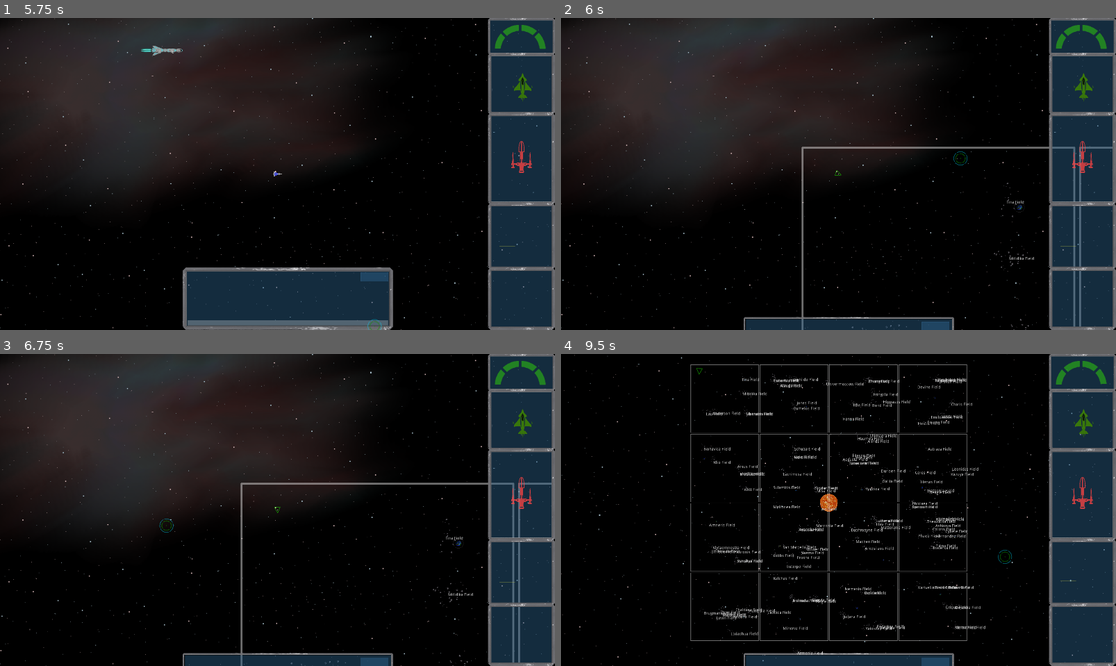
Above: before the commit, frames 1-4 (two rows, left to right).
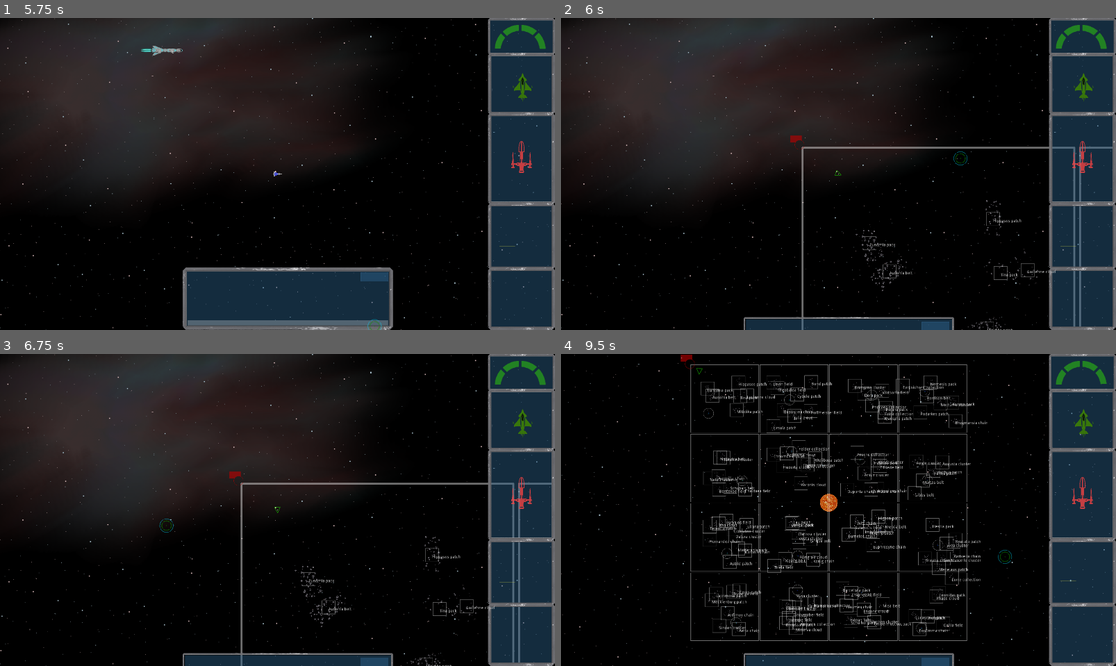
Above: after the commit, the same moments.

Repository: 029614/RedVoid
Game: Godot game, scene res://Start/StartScreen.tscn
Two runs of this game, one before a commit and one after it. Both use one fixed random seed, a clock stepped at 60 frames per second and the inputs below.
Inputs (mouse positions are in pixels of both pictures, inside the frame that each line leads up to):
- Up to frame 1 (5.75 s): click "New Game" at 0.5 s; click (266, 158) at 1.27 s; type "12" at 1.35 s; click "New Game" at 2 s; click "Start" at 2.75 s; click (288, 323) at 3.52 s; type "12" at 3.6 s; click "Hide" at 4.25 s; click "Show" at 5 s
- Up to frame 2 (6 s): tap Enter at 5.75 s; move the mouse to (960, 158) at 5.77 s; hold Right (ui_right) from 5.78 s (still down); tap N (tile) at 5.85 s
- Up to frame 3 (6.75 s): tap Space (weapons) at 6.5 s; move the mouse to (166, 525) at 6.52 s; release Right (ui_right) at 6.53 s; hold Down (ui_down) from 6.53 s (still down); tap X (AfterBurner) at 6.6 s
- Up to frame 4 (9.5 s): tap N (tile) every 0.75 s from 6.8 to 9.05 s; tap Enter at 7.25 s; move the mouse to (894, 441) at 7.27 s; release Down (ui_down) at 7.28 s; hold Right (ui_right) 7.28-8.03 s; tap 3 (bomb) at 7.35 s; tap Space (weapons) at 8 s; move the mouse to (810, 572) at 8.02 s; hold Up (ui_up) 8.03-8.78 s; tap 1 (cannon) at 8.1 s; move the mouse to (1005, 556) at 8.77 s; hold Left (ui_left) from 8.78 s (still down); tap T (compose_message) at 8.85 s; tap M (map) at 9.4 s

Frame 1 is identical in both runs. In frame 2, 0.6% of the frame differs, in the area x 41-90%, y 37-100%; in frame 3, 0.6%; in frame 4, 7.2%, in the area x 21-77%, y 0-97%.
Error in both runs: Invalid get index 'global_position' (on base: 'null instance'). (res://Assets/Ship/Weapons/Missile.gd:131)

Commit message:
More of updating and of fixing and of stuff.
Added map icons for planets and asteroid field locations.

Diff:
--- a/Assets/Planets/Asteroids/AsteroidField.gd
+++ b/Assets/Planets/Asteroids/AsteroidField.gd
@@ -15,7 +15,7 @@
 # Called when the node enters the scene tree for the first time.
 func _ready() -> void:
     asteroids = [asteroid1, asteroid2, asteroid3, asteroid4, asteroid5]
-    size = randi()%50+10
+    size = randi()%75+10
     generate()
     self.rotation = rand_range(0,360)
 
--- /dev/null
+++ b/Assets/Planets/Asteroids/MapAsteroid.tscn
@@ -0,0 +1,8 @@
+[gd_scene load_steps=2 format=2]
+
+[ext_resource path="res://Assets/Planets/Asteroids/fieldInd.png" type="Texture" id=1]
+
+[node name="MapAsteroid" type="Sprite"]
+modulate = Color( 1, 1, 1, 0.392157 )
+scale = Vector2( 0.2, 0.2 )
+texture = ExtResource( 1 )
--- /dev/null
+++ b/Assets/Planets/MapPlanet.tscn
@@ -0,0 +1,7 @@
+[gd_scene load_steps=2 format=2]
+
+[ext_resource path="res://Assets/mapPlanet.png" type="Texture" id=1]
+
+[node name="Node2D" type="Sprite"]
+modulate = Color( 1, 1, 1, 0.423529 )
+texture = ExtResource( 1 )
--- a/Main.gd
+++ b/Main.gd
@@ -85,7 +85,6 @@
 
             #asteroid fields
             while field_quant > 0:
-                field_quant -= 1
                 var new_field = aField.instance()
                 $Navigation2D/Bodies.add_child(new_field)
                 new_field.global_position = grid_point - Vector2(gUnit/2,gUnit/2)
@@ -97,15 +96,17 @@
                 while distance_ok == false:
                     if Global.asteroidFamilies.size() > 0:
                         for field in Global.asteroidFamilies:
-                            if new_field.global_position.distance_to(field.global_position) < 15000 and new_field.global_position.distance_to(new_planet.global_position) < 15000:
-                                    new_field.global_position = (new_field.global_position - Vector2(20000,20000)) + Vector2(randX,randY)
+                            #print("distance between fields: ", new_field.global_position.distance_to(field.global_position))
+                            if new_field.global_position.distance_to(field.global_position) <= 10000 and new_field.global_position.distance_to(new_planet.global_position) <= 15000:
+                                    new_field.global_position = (new_field.global_position - Vector2(rand_range(20000,25000),rand_range(20000,25000))) + Vector2(randX,randY)
                                     new_field.global_position.x = clamp(new_field.global_position.x, (grid_point.x)-(gUnit*.8), (grid_point.x)+(gUnit*.8))
                                     new_field.global_position.y = clamp(new_field.global_position.y, (grid_point.y)-(gUnit*.8), (grid_point.y)+(gUnit*.8))
-                                    break
+                                    #break
                         distance_ok = true
                     else:
                         break
                 Global.asteroidFamilies.append(new_field)
+                field_quant -= 1
             x += 1
         y += 1
     nameAsteroidFamilies()
@@ -115,11 +116,12 @@
     var x = 0
     while x < 2*cycle:
         randomize()
-        randX = randi()%40000
-        randY = randi()%40000
+        randX = rand_range(40000,5000)
+        randY = rand_range(40000,5000)
         x += .314
 
 func nameAsteroidFamilies():
+    var ast_suff = ["belt","field","cloud","collection","patch","cluster","pack","chain"]
     Global.asteroidNames()
     var named_families = []
     var num = float(Global.astNames.size())
@@ -129,13 +131,13 @@
     for field in Global.asteroidFamilies:
         if aNames.size() == 1:
             var fName = aNames[0]
-            field.family = fName
+            field.family = fName + " " + ast_suff[randi()%8]
             named_families.append(field)
         elif aNames.size() > 1:
             var new_ran = abs(floor(rand_range(0,aNames.size()-1)))
             var fName = aNames[new_ran]
             aNames.erase(fName)
-            field.family = fName
+            field.family = fName + " " + ast_suff[randi()%8]
             named_families.append(field)
     print("asteroid families: ", Global.asteroidFamilies.size())
     Global.asteroidFamilies = named_families
--- a/Player/Player.gd
+++ b/Player/Player.gd
@@ -198,7 +198,7 @@
             if $ChaseCamera.zoom > zoom_normal:
                 $ChaseCamera.zoom = zoom_normal
             for label in hud.field_labels:
-                label.scale = zoom_normal
+                label.scale = zoom_normal*2
 
         if Input.is_action_just_pressed("tile") and camera_state != "tile":
             camera_state = "tile"
@@ -213,7 +213,7 @@
             if $ChaseCamera.zoom > zoom_normal:
                 $ChaseCamera.zoom = zoom_normal
             for label in hud.field_labels:
-                label.scale = zoom_normal
+                label.scale = zoom_normal*2
 
         #After Burner
         if Input.is_action_pressed("AfterBurner"):
--- a/UI/HUD.gd
+++ b/UI/HUD.gd
@@ -3,6 +3,8 @@
 onready var player = get_parent().get_parent()
 onready var player_ind = $PosInd/MapInd
 var enemy_icon = preload("res://Assets/Ship/MapIconEnemy.tscn")
+var planet_ind = preload("res://Assets/Planets/MapPlanet.tscn")
+var asteroid_ind = preload("res://Assets/Planets/Asteroids/MapAsteroid.tscn")
 
 var blink_speed = 5
 var red_alpha = 130
@@ -10,8 +12,11 @@
 var icons_active = false
 var field_names = false
 
-var icons = []
-var tracking = []
+var ship_icons = []
+var ship_tracking = []
+
+var planet_icons = []
+var asteroid_icons = []
 
 var field_labels = []
 
@@ -23,18 +28,21 @@
 
 # Called every frame. 'delta' is the elapsed time since the previous frame.
 func _process(delta: float) -> void:
-    if player.camera_state and player.camera_state == "zoomed_out" and icons_active == false:
+    if player.camera_state and player.camera_state != "normal" and icons_active == false:
         activateIcons()
         print(player.camera_state, icons_active)
-    elif player.camera_state != "zoomed_out" and icons_active == true:
+    elif player.camera_state == "normal" and icons_active == true:
         deactivateIcons()
         print(player.camera_state, icons_active)
 
     if icons_active == true:
         var count = 0
-        for icon in icons:
-            icon.global_position = tracking[count].global_position
+        for icon in ship_icons:
+            icon.global_position = ship_tracking[count].global_position
+            icon.scale = player.get_node("ChaseCamera").zoom/5
             count += 1
+        for icon in $Planets.get_children():
+            icon.scale = player.get_node("ChaseCamera").zoom/5
 
 
 
@@ -169,7 +177,46 @@
 
 
 func activateIcons():
-    icons = []
+    shipLabels()
+    planetLabels()
+
+func deactivateIcons():
+    for child in $Ships.get_children():
+        child.queue_free()
+    for child in $Planets.get_children():
+        child.queue_free()
+    icons_active = false
+
+func asteroidLabels():
+    for ast in Global.asteroidFamilies:
+        var l = Label.new()
+        var s = asteroid_ind.instance()
+        var n = Node2D.new()
+        if typeof(ast.family) == TYPE_STRING:
+            l.set_text(ast.family)
+        $Asteroids.add_child(n)
+        n.add_child(l)
+        n.add_child(s)
+        asteroid_icons.append(s)
+        n.global_position = ast.global_position
+        field_labels.append(n)
+        field_names = true
+        n.set_scale(Vector2(1,1))
+
+func planetLabels():
+    planet_icons = []
+    for planet in get_tree().get_nodes_in_group("planets"):
+        var t = planet_ind.instance()
+        t.name = planet.name
+        $Planets.add_child(t)
+        t.global_position = planet.global_position
+        t.global_scale = Vector2(3,3)
+        icons_active = true
+        planet_icons.append(t)
+        print("planet icons activated")
+
+func shipLabels():
+    ship_icons = []
     for ship in get_tree().get_nodes_in_group("ship"):
         if ship != player.ship:
             var t = enemy_icon.instance()
@@ -178,30 +225,10 @@
             t.global_position = ship.global_position
             t.global_scale = Vector2(3,3)
             icons_active = true
-            icons.append(t)
-            if tracking.has(ship) == false:
-                tracking.append(ship)
-            print("icons activated")
-            print("currently active indicators: ", $Ships.get_children())
-
-func deactivateIcons():
-    for child in $Ships.get_children():
-        child.queue_free()
-    icons_active = false
-
-func asteroidLabels():
-    for ast in Global.asteroidFamilies:
-        var l = Label.new()
-        var n = Node2D.new()
-        if typeof(ast.family) == TYPE_STRING:
-            l.set_text(ast.family + " Field")
-        $Asteroids.add_child(n)
-        n.add_child(l)
-        n.global_position = ast.global_position
-        field_labels.append(n)
-        field_names = true
-        n.set_scale(Vector2(1,1))
-    print("field labels: ", field_labels)
+            ship_icons.append(t)
+            if ship_tracking.has(ship) == false:
+                ship_tracking.append(ship)
+            print("ship icons activated")
 
 
 func beep():
--- a/Wells/Planet.tscn
+++ b/Wells/Planet.tscn
@@ -14,7 +14,9 @@
 [sub_resource type="CircleShape2D" id=3]
 radius = 483.743
 
-[node name="Planet" type="Node2D"]
+[node name="Planet" type="Node2D" groups=[
+"planets",
+]]
 scale = Vector2( 2.5, 2.5 )
 script = ExtResource( 2 )
 __meta__ = {
Binary file added: Assets/Planets/Asteroids/fieldInd.png
Not shown, added: Assets/Planets/Asteroids/fieldInd.png.import
